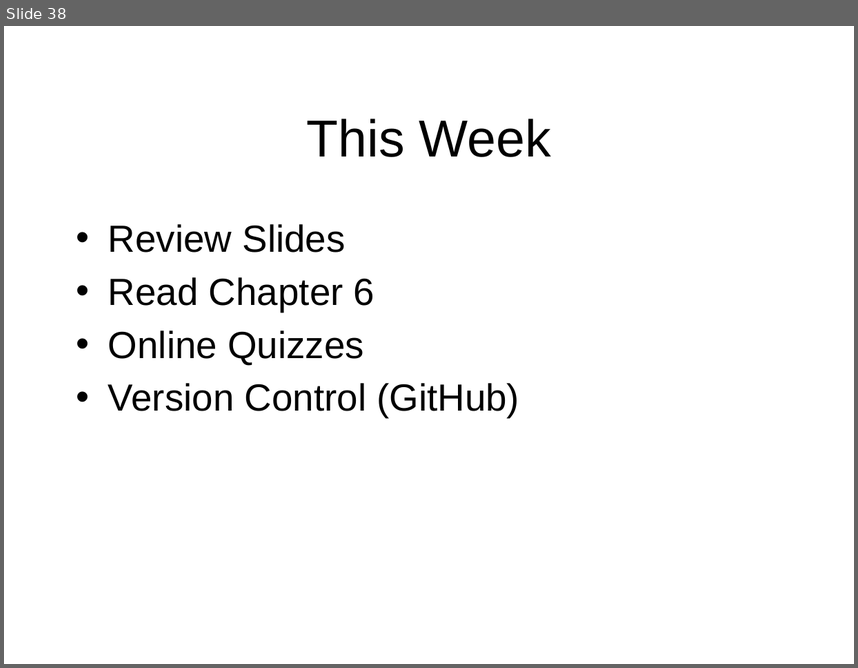
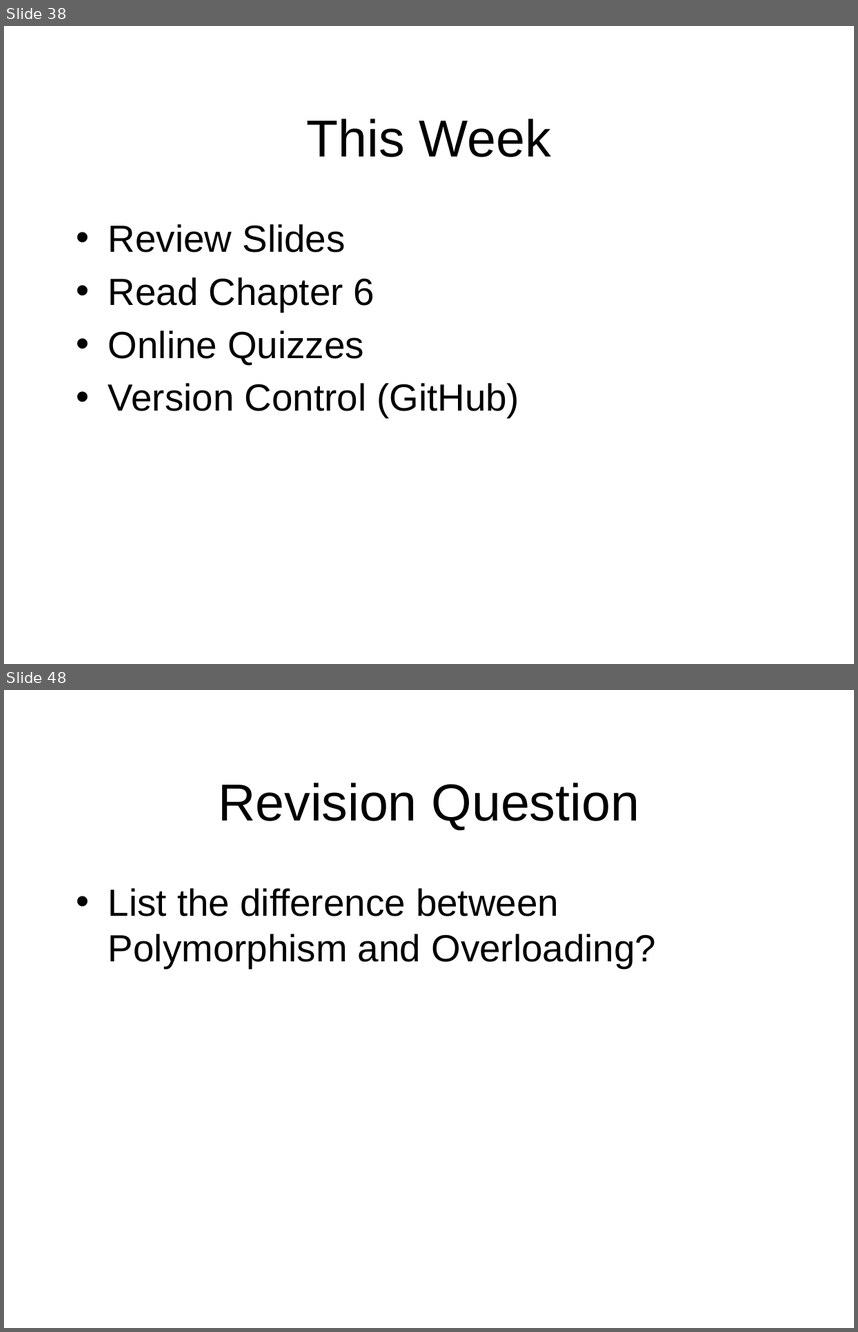
Before and after one commit to octaviordz/zjnu2017.github.io, a slide deck: OOAD/lectures/070--Notation.Part.2.pptx. Shown one above the other, each under a label of ours: slide 38 before the commit, slides 38 and 48 after it; the slides between them are not shown. The pictures are 858x668 and 858x1332 pixels, drawn with LibreOffice and Linux fonts; fonts in the diff are those of the drawing. Boxes give left, top, right and bottom in pixels: in the first picture for what was removed or moved away, otherwise in the second. Text is boxed around its words. In the diff, an @@ line names an element or a change of style, - is before the commit and + after.

```diff
--- a/OOAD/lectures/070--Notation.Part.2.pptx
+++ b/OOAD/lectures/070--Notation.Part.2.pptx
@@ slide 48 added at [4,690,854,1328], background #FFFFFF @@
@@ title added at [218,782,639,830], 44 pt, text #000000 @@
+Revision Question
@@ text added at [108,888,656,968], 32 pt, text #000000 @@
+• List the difference between Polymorphism and Overloading?
```
Also in this commit, not shown: 1 slide changed, 9 other slides added.
